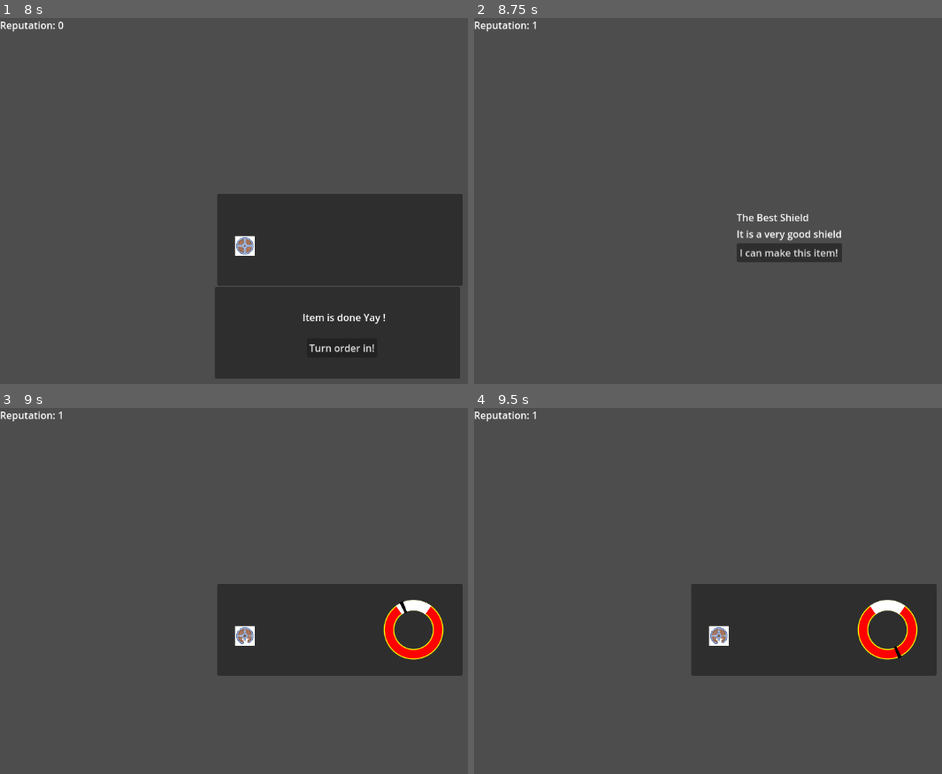
Above: before the commit, frames 1-4 (two rows, left to right).
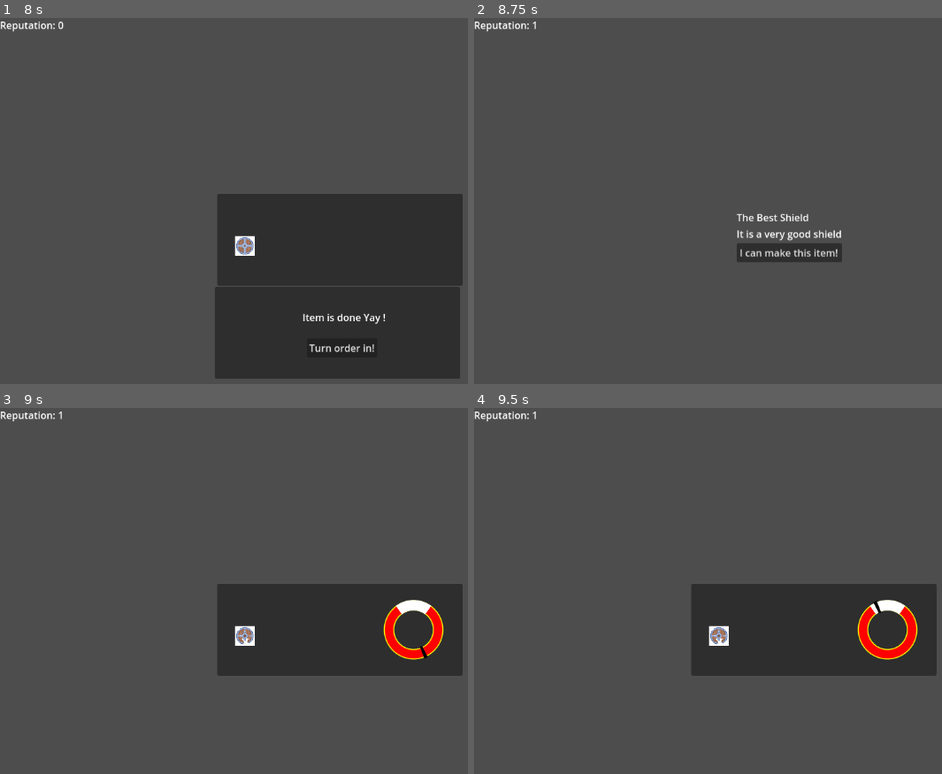
Above: after the commit, the same moments.

Repository: shapeshiftingrabbits/godot-wild-jam-68
Game: Godot game, scene res://scenes/shop.tscn
Same seed, same stepped clock (60 frames per second), same inputs: the game is played once before the commit and once after it.
Inputs:
- Up to frame 1 (8 s): click "I can make this item!" at 0.5 s; hold Space (minigame_interact) 1.28-2.03 s; tap Enter at 2, 5 s; tap Space (minigame_interact) at 2.1, 2.75, 3.6, 5.1, 5.75, 6.6 s; hold Space (minigame_interact) 2.78-3.53 s; hold Space (minigame_interact) 4.28-5.03 s; hold Space (minigame_interact) 5.78-6.53 s; hold Space (minigame_interact) from 7.28 s (still down)
- Up to frame 2 (8.75 s): release Space (minigame_interact) at 8 s; click "Turn order in!" at 8 s
- Up to frame 3 (9 s): click "I can make this item!" at 8.75 s
- Up to frame 4 (9.5 s): no input

Frames 1-2 are identical in both runs. In frame 3, less than 0.1% of the frame differs, in the area x 85-92%, y 52-69%; in frame 4, less than 0.1%.

Commit message:
Reset time on new item

Diff:
--- a/scenes/forge.gd
+++ b/scenes/forge.gd
@@ -7,6 +7,7 @@
 func start_process_with_object(current_object: ForgeableItemData):
 	set_process_mode(PROCESS_MODE_INHERIT)
 	forgeable_item.set_to_initial_state(current_object.spriteFrames)
+	$Tool.reset()
 	$Tool.enable()
 	show()
 
--- a/scenes/forge_tool.gd
+++ b/scenes/forge_tool.gd
@@ -15,9 +15,8 @@
 
 func _input(event):
 	if interactible && event is InputEvent:
-		if event.is_action_pressed("minigame_interact"):
-			if in_target_time():
-				hit.emit()
+		if event.is_action_pressed("minigame_interact") && in_target_time():
+			hit.emit()
 
 func in_target_time():
 	var target_time_duration = loop_time_seconds / difficulty
@@ -35,3 +34,6 @@
 func disable():
 	interactible = false
 	hide()
+
+func reset():
+	time = 0.0
